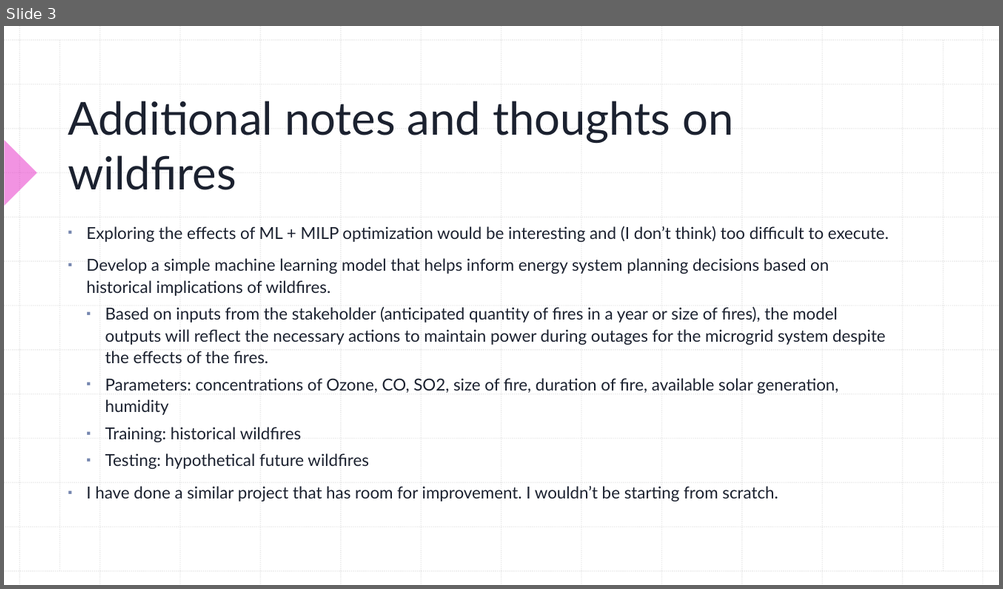
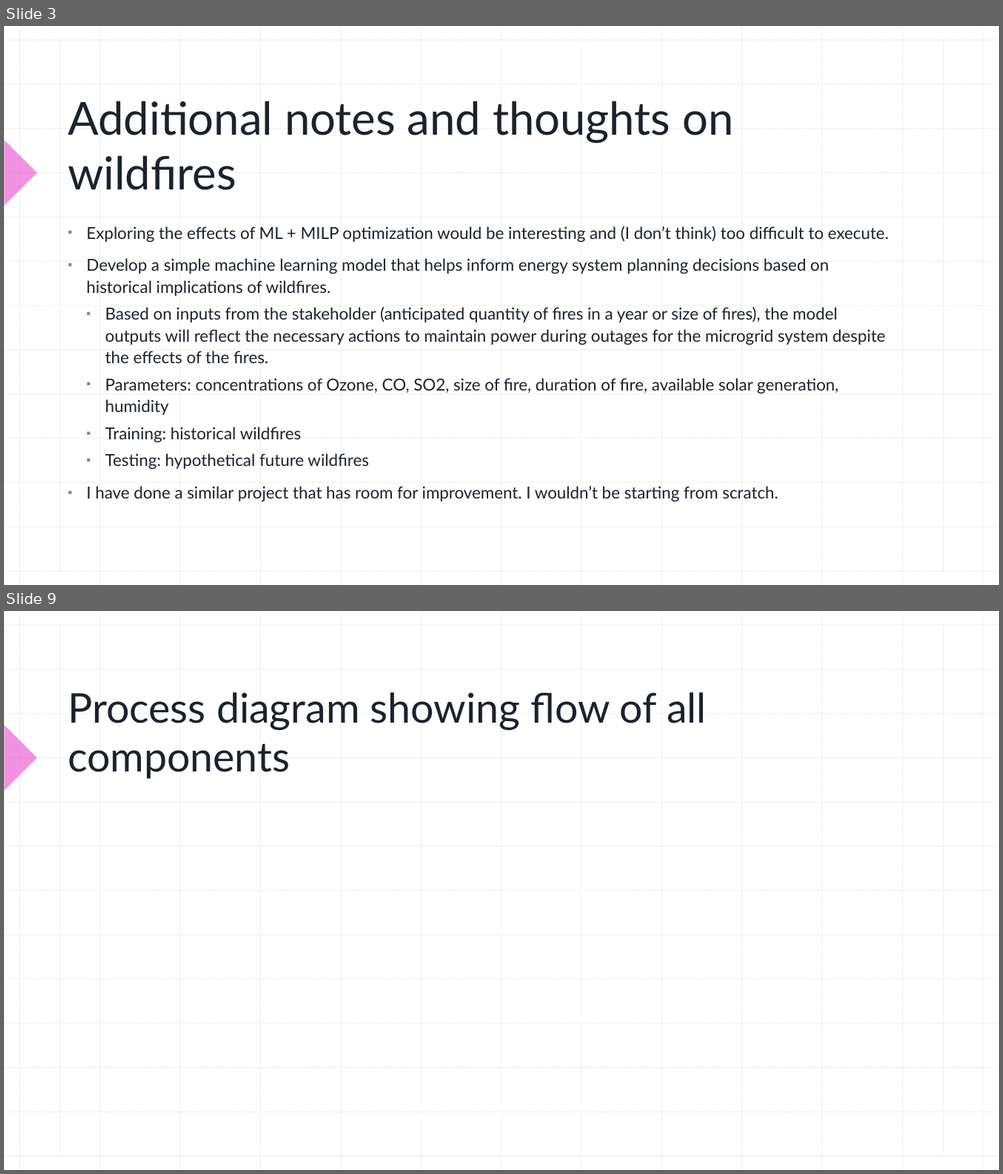
Before and after one commit to madelinemacmillan/PhD, a slide deck: NaturalDisasters.pptx. Shown one above the other, each under a label of ours: slide 3 before the commit, slides 3 and 9 after it; the slides between them are not shown. The pictures are 1003x589 and 1003x1174 pixels, drawn with LibreOffice and Linux fonts; fonts in the diff are those of the drawing. Boxes give left, top, right and bottom in pixels: in the first picture for what was removed or moved away, otherwise in the second. Text is boxed around its words. In the diff, an @@ line names an element or a change of style, - is before the commit and + after.

```diff
--- a/NaturalDisasters.pptx
+++ b/NaturalDisasters.pptx
@@ slide 9 added at (4,611,999,1170), background #FFFFFF; not listed: 29 template elements that a slide beside it also shows @@
@@ title added at (68,692,706,779), 39.6 pt, text #1B212F @@
+Process diagram showing flow of all components
```
Also in this commit, not shown: 2 slides changed, 3 other slides added, 8 other files.
